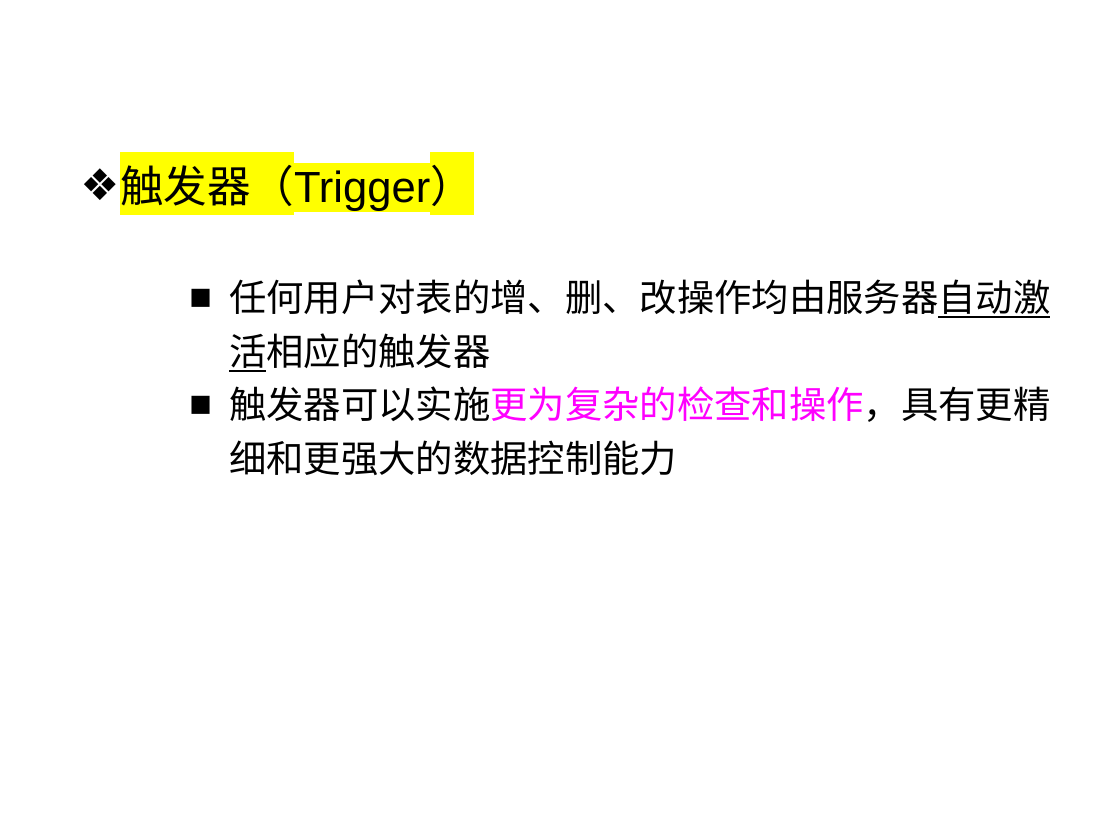
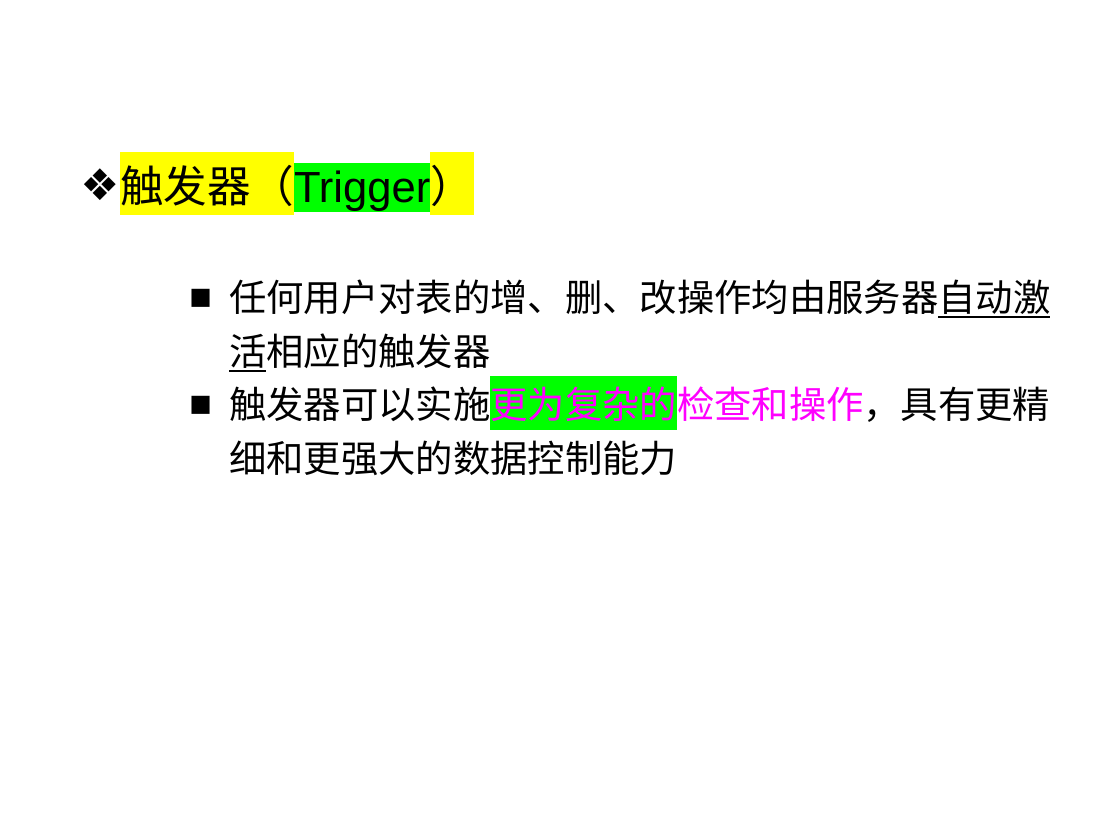
Before and after one commit to HBU/DataBase, a slide deck: slide 42 of PPT/PPT2020/DB第05章.pptx (slide 43 before the commit). Drawn at 1120x840 pixels with LibreOffice and Linux fonts; fonts in the diff are those of the drawing; background and template pictures are left out. Boxes give left, top, right and bottom in pixels: in the first picture for what was removed or moved away, otherwise in the second. Text is boxed around its words. In the diff, an @@ line names an element or a change of style, - is before the commit and + after.

```diff
--- a/PPT/PPT2020/DB第05章.pptx
+++ b/PPT/PPT2020/DB第05章.pptx
@@ text at bbox=[120, 158, 1050, 475]: highlight #FFFF00 to #00FF00 in "触发器（Trigger）"; highlight none to #00FF00 in "触发器可以实施更为复杂的检查和操作，具有更精细和更强大的数据控制能力" @@
```
Also in this commit, not shown: 14 other slides changed, 1 slide removed, 6 other files.
